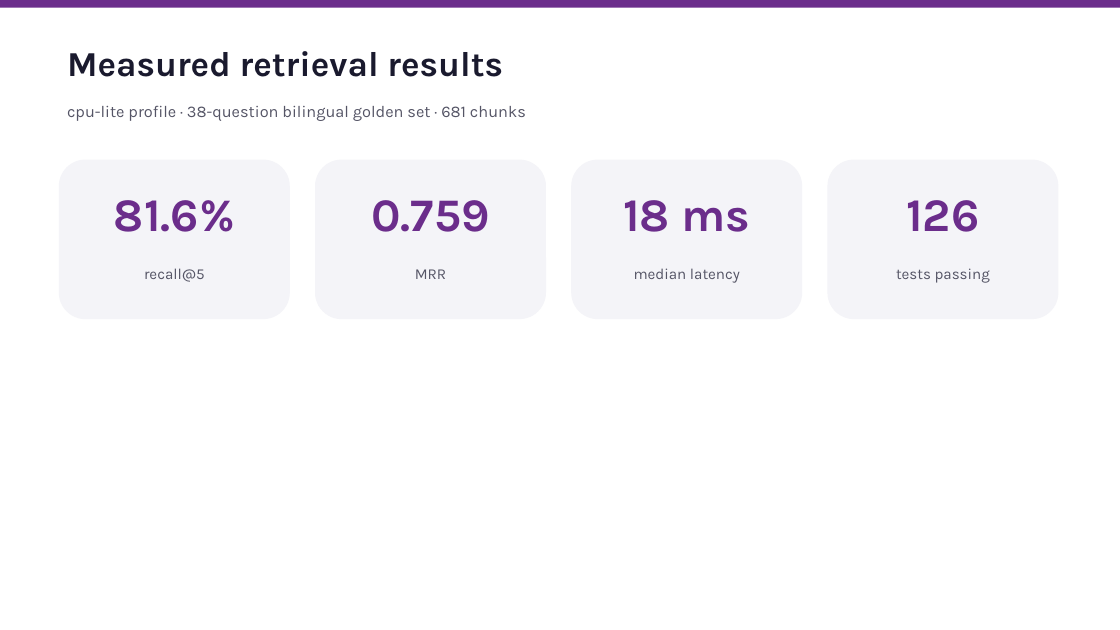
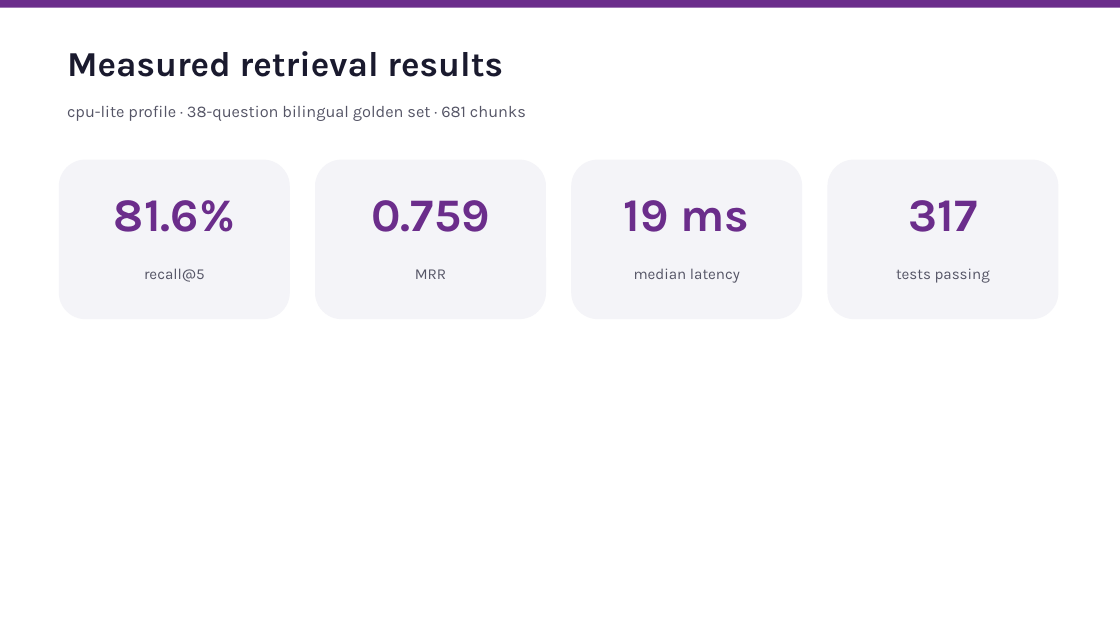
Before and after one commit to radwanism/Intelligent-Assistant, a slide deck: slide 12 of docs/TelecomEgypt_Assistant.pptx. Drawn at 1120x630 pixels with LibreOffice and Linux fonts; fonts in the diff are those of the drawing. Boxes give left, top, right and bottom in pixels: in the first picture for what was removed or moved away, otherwise in the second. Text is boxed around its words. In the diff, an @@ line names an element or a change of style, - is before the commit and + after.

```diff
--- a/docs/TelecomEgypt_Assistant.pptx
+++ b/docs/TelecomEgypt_Assistant.pptx
@@ text at (624,200,750,232): text changed @@
-18 ms
+19 ms
@@ text at (909,200,978,232): text changed @@
-126
+317
```
Also in this commit, not shown: 9 other slides changed, 52 other files.
